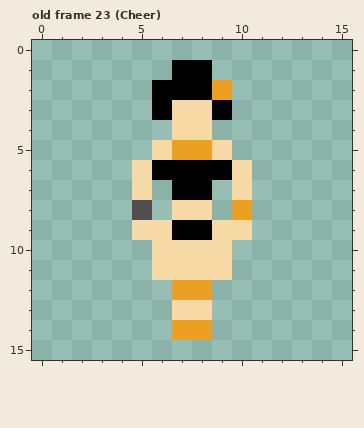
Pixel-art file, stored at art/characters/Lady4.ase. Above is the file before it was changed.
16x16 pixels, 37 frames. Shown: old frame 23 (Cheer). The commit also changed other frames, which this record leaves out.
The same view after the edit:
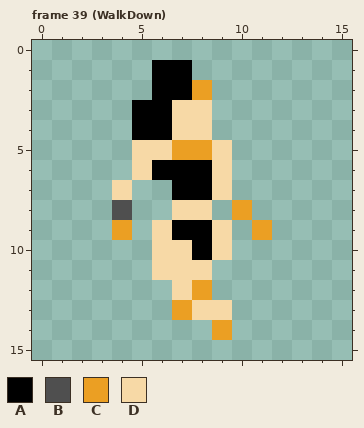
Palette (. is transparent): A #000000  B #4f4f4f  C #eb9f23  D #f7d9a6
A new or re-ordered frame is compared with the old frame closest to it.
From old to new:
frames 37 -> 45
Frame 39 (WalkDown) is new; against old frame 23 (Cheer), layer "Layer 3":
Colour A is added in row 1 at x 6; in row 3 at x 5; in row 4 at x 5 to 6.
Colour A replaces colour D in row 10 at x 8.
Colour B is added in row 8 at x 4.
Colour C is added in row 9 at x 4 and 11; in row 14 at x 9.
Colour C replaces colour A in row 2 at x 8.
Colour C replaces colour D in row 13 at x 7.
Colour D is added in row 5 at x 5; in row 7 at x 4 and 9; in row 13 at x 9.
Colour D replaces colour A in row 6 at x 9.
Colour D replaces colour C in row 12 at x 7.
Colour A is removed in row 1 at x 8; in row 3 at x 9.
Colour B is removed in row 8 at x 5.
Colour C is removed in row 2 at x 9; in row 14 at x 7 to 8.
Colour D is removed in row 6 at x 10; in row 7 at x 5 and 10; in row 9 at x 5 and 10; in row 11 at x 9.
Boxes around the changes in both pictures, in picture pixels (x1, y1, x2, y2):
changed: (112, 60, 272, 340)
